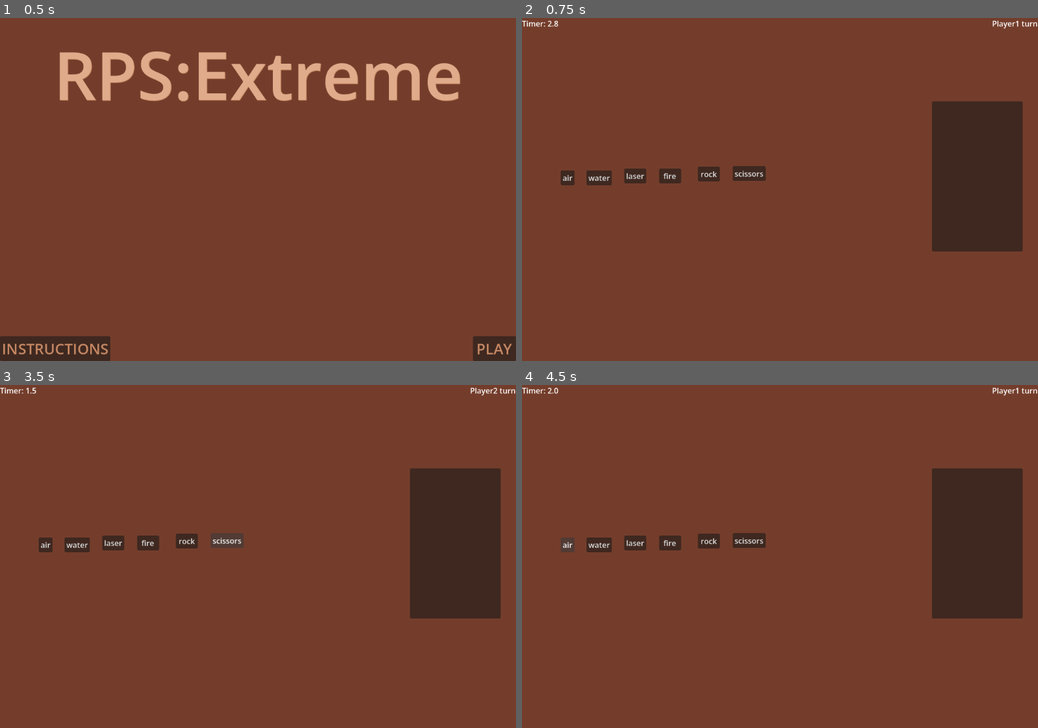
Above: before the commit, frames 1-4 (two rows, left to right).
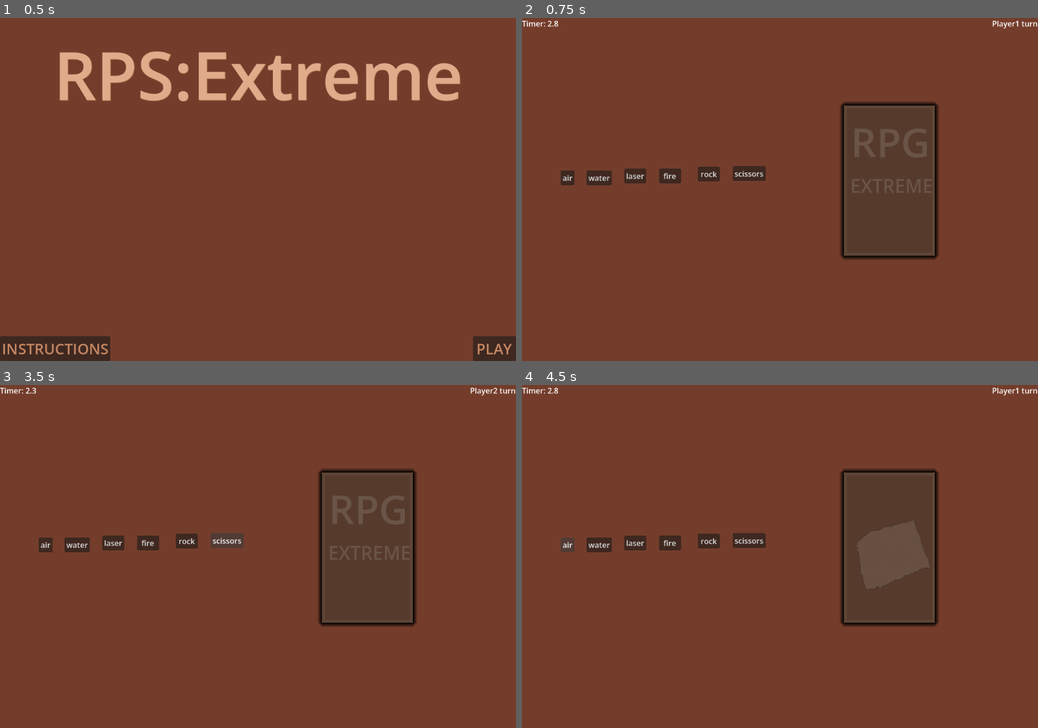
Above: after the commit, the same moments.

Repository: smkillerz777-star/RPS-Extreme
Game: Godot game, scene res://main_menu.tscn
Same seed, same stepped clock (60 frames per second), same inputs: the game is played once before the commit and once after it.
Inputs (mouse positions are in pixels of both pictures, inside the frame that each line leads up to; where the layout moved, square brackets give the same spot in the first picture):
- Up to frame 1 (0.5 s): no input
- Up to frame 2 (0.75 s): click "PLAY" at 0.5 s
- Up to frame 3 (3.5 s): click "water" at 1.25 s; click "laser" at 2 s; click "scissors" at 2.75 s
- Up to frame 4 (4.5 s): click (888, 546) [976, 542] at 3.5 s; click "air" at 4.25 s

Frame 1 is identical in both runs. In frame 2, 15% of the frame differs, in the area x 61-97%, y 24-71%; in frame 3, 15%, in the area x 5-97%, y 0-71%; in frame 4, 13%.

Commit message:
added tween for card clip
added panel instead of color rect to give higher visuals, added tween for card flipping

Diff:
--- a/rps-extreme/card.tscn
+++ b/rps-extreme/card.tscn
@@ -9,16 +9,27 @@
 [ext_resource type="Texture2D" uid="uid://dhb7re5yfqplb" path="res://water.png" id="7_pjytt"]
 [ext_resource type="Texture2D" uid="uid://hbg21kmy67xe" path="res://earth.png" id="8_b4rk6"]
 
+[sub_resource type="StyleBoxFlat" id="StyleBoxFlat_b4rk6"]
+bg_color = Color(0.6901961, 0.42352942, 0.28627452, 1)
+border_width_left = 6
+border_width_top = 6
+border_width_right = 6
+border_width_bottom = 6
+border_color = Color(0.7764706, 0.53333336, 0.3882353, 1)
+corner_detail = 1
+shadow_color = Color(0, 0, 0, 1)
+shadow_size = 10
+
 [node name="card" type="Node2D" unique_id=1750312630]
 script = ExtResource("1_rjlel")
 
+[node name="Panel" type="Panel" parent="." unique_id=836641643]
+offset_right = 190.0
+offset_bottom = 315.0
+theme_override_styles/panel = SubResource("StyleBoxFlat_b4rk6")
+
 [node name="scissor_card" type="Node2D" parent="." unique_id=929358708]
 visible = false
-
-[node name="ColorRect" type="ColorRect" parent="scissor_card" unique_id=783344211]
-offset_right = 190.0
-offset_bottom = 315.0
-color = Color(0.6901961, 0.42352942, 0.28627452, 1)
 
 [node name="Scissors" type="Sprite2D" parent="scissor_card" unique_id=1628510682]
 position = Vector2(101, 159.99998)
@@ -28,11 +39,6 @@
 [node name="paper_card" type="Node2D" parent="." unique_id=1061040966]
 visible = false
 
-[node name="ColorRect" type="ColorRect" parent="paper_card" unique_id=1300283240]
-offset_right = 190.0
-offset_bottom = 315.0
-color = Color(0.6901961, 0.42352942, 0.28627452, 1)
-
 [node name="Paper" type="Sprite2D" parent="paper_card" unique_id=1313348182]
 position = Vector2(103.99999, 172.5)
 scale = Vector2(0.13352272, 0.23046875)
@@ -40,11 +46,6 @@
 
 [node name="stone_card" type="Node2D" parent="." unique_id=334392551]
 visible = false
-
-[node name="ColorRect" type="ColorRect" parent="stone_card" unique_id=1353597934]
-offset_right = 190.0
-offset_bottom = 315.0
-color = Color(0.6901961, 0.42352942, 0.28627452, 1)
 
 [node name="Stone" type="Sprite2D" parent="stone_card" unique_id=2056718883]
 position = Vector2(90, 152)
@@ -54,11 +55,6 @@
 [node name="air_card" type="Node2D" parent="." unique_id=1582463533]
 visible = false
 
-[node name="ColorRect" type="ColorRect" parent="air_card" unique_id=1443296032]
-offset_right = 190.0
-offset_bottom = 315.0
-color = Color(0.6901961, 0.42352942, 0.28627452, 1)
-
 [node name="Air" type="Sprite2D" parent="air_card" unique_id=1651154679]
 position = Vector2(98, 150)
 scale = Vector2(0.12535512, 0.22851564)
@@ -66,11 +62,6 @@
 
 [node name="fire_card" type="Node2D" parent="." unique_id=639497926]
 visible = false
-
-[node name="ColorRect" type="ColorRect" parent="fire_card" unique_id=887913868]
-offset_right = 190.0
-offset_bottom = 315.0
-color = Color(0.6901961, 0.42352942, 0.28627452, 1)
 
 [node name="Fire" type="Sprite2D" parent="fire_card" unique_id=1705578510]
 position = Vector2(92, 158)
@@ -80,11 +71,6 @@
 [node name="water_card" type="Node2D" parent="." unique_id=282808017]
 visible = false
 
-[node name="ColorRect" type="ColorRect" parent="water_card" unique_id=256912525]
-offset_right = 190.0
-offset_bottom = 315.0
-color = Color(0.6901961, 0.42352942, 0.28627452, 1)
-
 [node name="Water" type="Sprite2D" parent="water_card" unique_id=1378908282]
 position = Vector2(98, 150)
 scale = Vector2(0.14382103, 0.34570313)
@@ -93,12 +79,27 @@
 [node name="earth_card" type="Node2D" parent="." unique_id=1480298302]
 visible = false
 
-[node name="ColorRect" type="ColorRect" parent="earth_card" unique_id=437285783]
-offset_right = 190.0
-offset_bottom = 315.0
-color = Color(0.6901961, 0.42352942, 0.28627452, 1)
-
 [node name="Earth" type="Sprite2D" parent="earth_card" unique_id=1432479629]
 position = Vector2(98, 150)
 scale = Vector2(0.23650567, 0.24544267)
 texture = ExtResource("8_b4rk6")
+
+[node name="back_side" type="Node2D" parent="." unique_id=1973465737]
+
+[node name="Label" type="Label" parent="back_side" unique_id=817936417]
+offset_left = 14.0
+offset_top = 18.0
+offset_right = 385.0
+offset_bottom = 251.0
+theme_override_colors/font_color = Color(0.8784314, 0.67058825, 0.54509807, 1)
+theme_override_font_sizes/font_size = 84
+text = "RPG"
+
+[node name="Label2" type="Label" parent="back_side" unique_id=748686281]
+offset_left = 13.0
+offset_top = 141.0
+offset_right = 384.0
+offset_bottom = 374.0
+theme_override_colors/font_color = Color(0.8784314, 0.67058825, 0.54509807, 1)
+theme_override_font_sizes/font_size = 39
+text = "EXTREME"
--- a/rps-extreme/main_game.gd
+++ b/rps-extreme/main_game.gd
@@ -5,6 +5,7 @@
 var elements1 = "Player1: "
 func _ready():
 	$Label.text = "Player1 turn"
+	$water.pressed.connect(on_button_pressed.bind($water))
 func _process(_delta: float) -> void:
 	$Time_left.text = "Timer: " + str($Timer.time_left).substr(0,str($Timer.time_left).find(".")+2)
 	if(element_selected>1):
@@ -13,6 +14,7 @@
 		element_selected=0
 
 func _on_timer_timeout() -> void:
+	print(match_game)
 	if(turn==1):
 		$Label.text = "Player2 turn"
 		turn = 2
@@ -22,14 +24,18 @@
 		turn = 1
 		match_game += 1
 		print(elements1)
+		if(match_game==3):
+			print("game over")
 		elements1 = "Player1: "
 	$Timer.start()
 func _on_paper_pressed() -> void:
 	element_selected+=1
+	turn_over()
 	elements1 += "paper "
 
 func _on_scissors_pressed() -> void:
 	element_selected+=1
+	get_signal_list()
 	elements1 += "scissors "
 
 func _on_rock_pressed() -> void:
@@ -52,37 +58,16 @@
 	element_selected+=1
 	elements1 += "air "
 
-#details
-#we have rock paper scirssors fire water air laser
-#rock crushes scirssors,put out fire,blocks laser rock wins
-#rock covered by paper,drown in water,carried by air rock lose
-#scissors cuts paper,reflect laser,cuts throw air scirssors win
-#scirssors get crushed by rock,melts by fire,drown in water sccissors lose
-#laser cuts air, evaporates water,passes through fire laser wins
-#laser get reflected by scissors,blocked by rock,deflected by paper
-#air shifts rock,extinguish fire,carries paper
-#air get bush bush by scissors,cutted by laser,dissolved in water
-#fire burns paper,
-#fire get extinguish by air,
-#paper covers rock,becomes boat and float in water,
-#paper get decayed by laser,cuts by scissors,get burned by fire
-#water
+func on_button_pressed(button):
+	print(button.name)
 
-#confirm things:
-#rock defeated scissors
-#scissores defeat paper
-#paper defeats rock
-#air defeates fire
-#fire defeates laser,scissors,paper
-#fire get defeated by rock,water,air
-#water defeates fire
-#laser get defeated by scissos,rock,paper
-
-#order
-#fire
-
-#laser
-#
-#
-#
-#
+func turn_over():
+	var tween = create_tween()
+	tween.tween_property($paper,"scale:x",0.0,0.15)
+	if($paper.get_child(0).get_node("back_side").visible == true):
+		$paper.get_child(0).get_node("back_side").visible = false
+		$paper.get_child(0).get_node("paper_card").visible = true
+	else:
+		$paper.get_child(0).get_node("back_side").visible = true
+		$paper.get_child(0).get_node("paper_card").visible = false
+	tween.tween_property($paper,"scale:x",1.0,0.15)
--- a/rps-extreme/main_game.tscn
+++ b/rps-extreme/main_game.tscn
@@ -58,7 +58,7 @@
 text = "water
 "
 
-[node name="laser" type="Button" parent="." unique_id=1387256023]
+[node name="earth" type="Button" parent="." unique_id=1387256023]
 layout_mode = 0
 offset_left = 214.0
 offset_top = 316.0
@@ -91,21 +91,17 @@
 text = "scissors"
 
 [node name="paper" type="Node2D" parent="." unique_id=1794135952]
-position = Vector2(174, -3)
+position = Vector2(674, 184)
 
 [node name="card" parent="paper" unique_id=1750312630 instance=ExtResource("2_yx7mw")]
-position = Vector2(683, 177)
 
 [node name="paper" type="Button" parent="paper" unique_id=581964840]
-offset_left = 684.0
-offset_top = 178.0
-offset_right = 874.0
-offset_bottom = 493.0
+offset_right = 190.0
+offset_bottom = 315.0
 
 [connection signal="timeout" from="Timer" to="." method="_on_timer_timeout"]
 [connection signal="pressed" from="air" to="." method="_on_air_pressed"]
-[connection signal="pressed" from="water" to="." method="_on_water_pressed"]
-[connection signal="pressed" from="laser" to="." method="_on_laser_pressed"]
+[connection signal="pressed" from="earth" to="." method="_on_laser_pressed"]
 [connection signal="pressed" from="fire" to="." method="_on_fire_pressed"]
 [connection signal="pressed" from="rock" to="." method="_on_rock_pressed"]
 [connection signal="pressed" from="scissors" to="." method="_on_scissors_pressed"]
